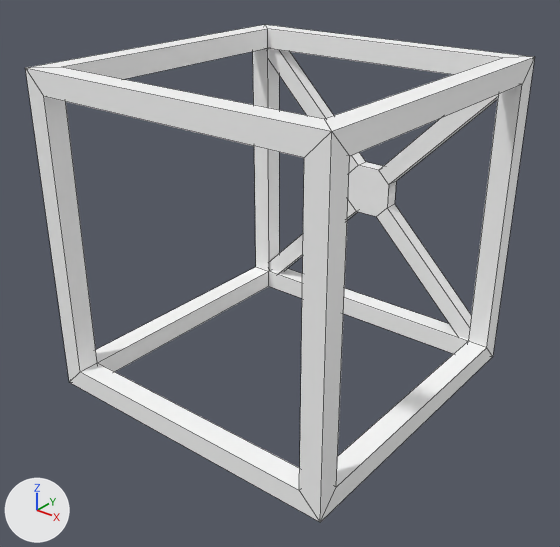
The FBX model Assets/_Assets/SimpleSpaceInteriors/Models/SM_Env_Construction_Block_08.fbx as it was, and as the next commit left it.
The view is the same before and after, from a camera (50 mm lens) standing at (0.0424, -0.061, 0.0705) and looking at (-0.0245, 0.0226, 0.0187). Arrows for +X, +Y and +Z are at lower left; the lights stay in place. Mesh edges are drawn as thin lines. Where no turn or scale is listed for an object, it has been applied to the vertices.

The older version as bpy lines, for what is in view:
```python
me_mesh = bpy.data.meshes.new('Mesh')
me_mesh.from_pydata(...)  # 72 vertices, 70 faces; spans x -0.05..0.0, y 0.0..0.05, z 0.0..0.05
me_mesh.materials.append(mat_lambert1)  # its picture is missing
ob_sm_env_construction_block_08 = bpy.data.objects.new('SM_Env_Construction_Block_08', me_mesh)
ob_sm_env_construction_block_08.location = (0.0, 0.0, 0.0)
```
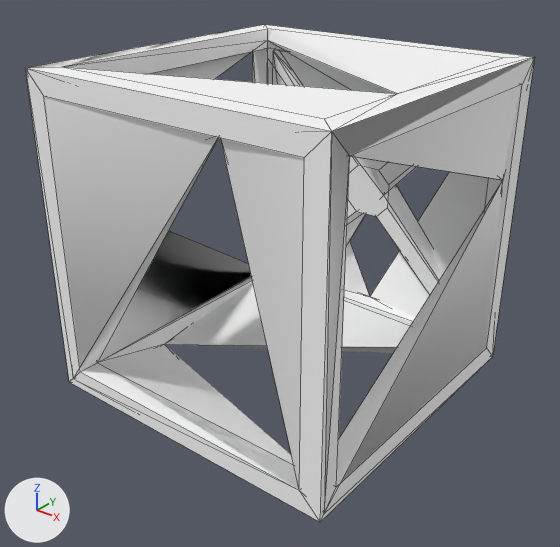
Pixel boxes [x1, y1, x2, y2] of what changed, in the pictures (560 x 547 px):
```json
{"object": "SM_Env_Construction_Block_08_LOD1", "change": "added", "after": [29, 30, 522, 512]}
```

The change, as JSON lines over the scene's bpy script:
```json
{"op": "add", "block": "mat_lambert1_008", "code": ["mat_lambert1_008 = principled_material('lambert1.008')", "mat_lambert1_008.base_color = (1.0, 1.0, 1.0)  # white #ffffff", "mat_lambert1_008.roughness = 0.553"]}
{"op": "add", "block": "me_mesh_025", "code": ["me_mesh_025 = bpy.data.meshes.new('Mesh.025')", "me_mesh_025.from_pydata(...)  # 41 vertices, 62 faces; spans x -0.05..0.0, y 0.0..0.05, z -0.0037..0.05", "me_mesh_025.materials.append(mat_lambert1_008)  # its picture is missing"]}
{"op": "add", "block": "ob_sm_env_construction_block_08_lod1", "code": ["ob_sm_env_construction_block_08_lod1 = bpy.data.objects.new('SM_Env_Construction_Block_08_LOD1', me_mesh_025)", "ob_sm_env_construction_block_08_lod1.location = (0.0, 0.0, 0.0)"]}
```
